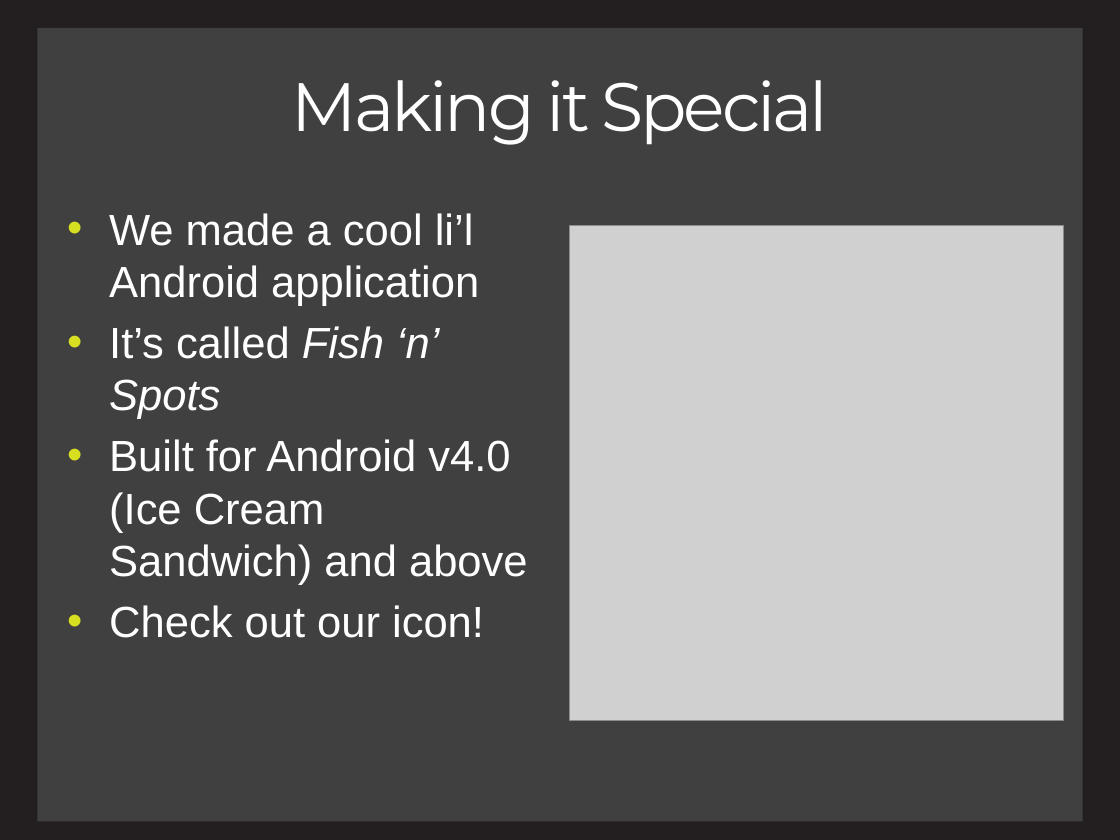
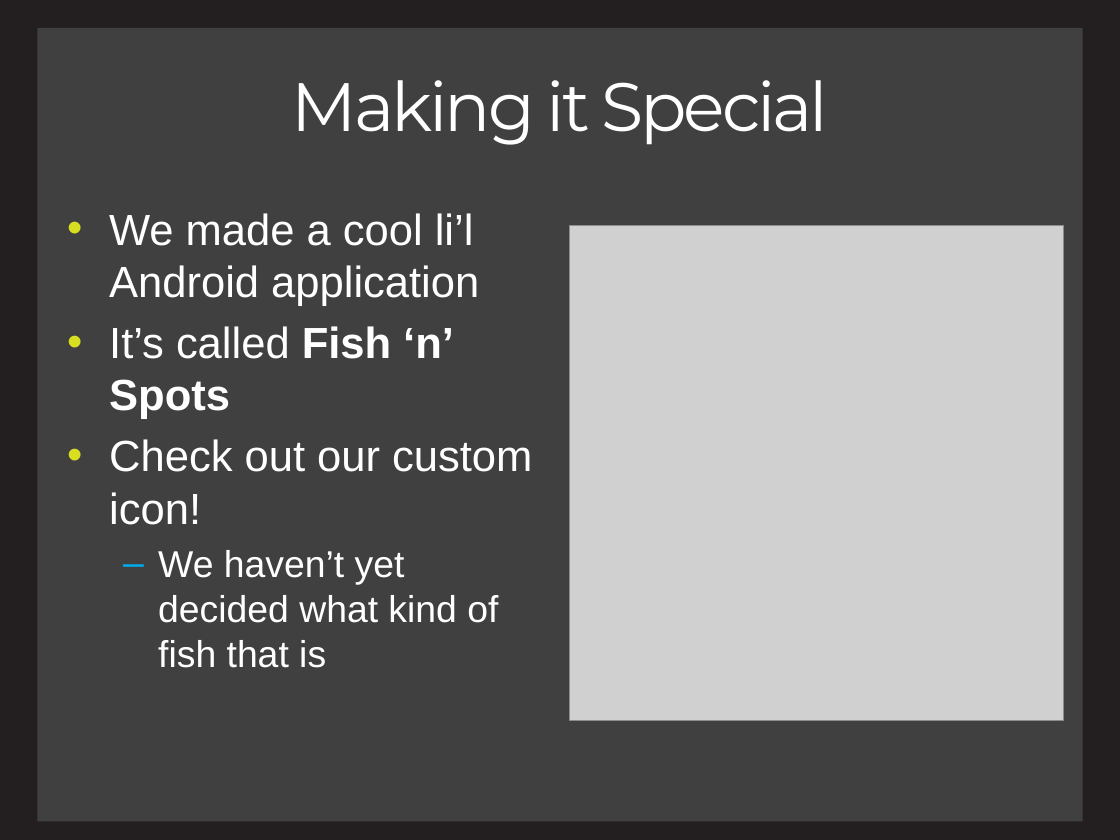
Before and after one commit to charlesmadere/FishnStore, a slide deck: slide 3 of documents/Presentation.pptx. Drawn at 1120x840 pixels with LibreOffice and Linux fonts; fonts in the diff are those of the drawing; grey boxes stand for pictures. Boxes give left, top, right and bottom in pixels: in the first picture for what was removed or moved away, otherwise in the second. Text is boxed around its words. In the diff, an @@ line names an element or a change of style, - is before the commit and + after.

```diff
--- a/documents/Presentation.pptx
+++ b/documents/Presentation.pptx
@@ text at [109,326,454,419]: bold on, italic off in "Fish ‘n’ Spots" @@
@@ text at [109,439,532,668]: text changed; size 28 to 24 pt @@
-• Built for Android v4.0 (Ice Cream Sandwich) and above
-• Check out our icon!
+• Check out our custom icon!
+  – We haven’t yet decided what kind of fish that is
```
Also in this commit, not shown: 1 other slide changed, 3 slides added, 8 other files.
